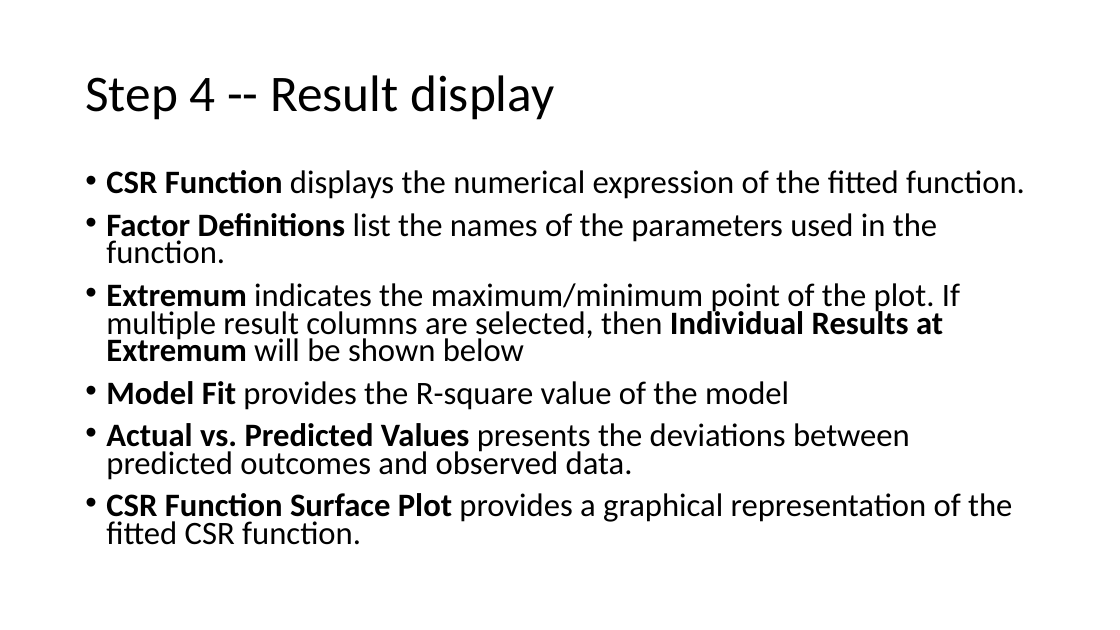
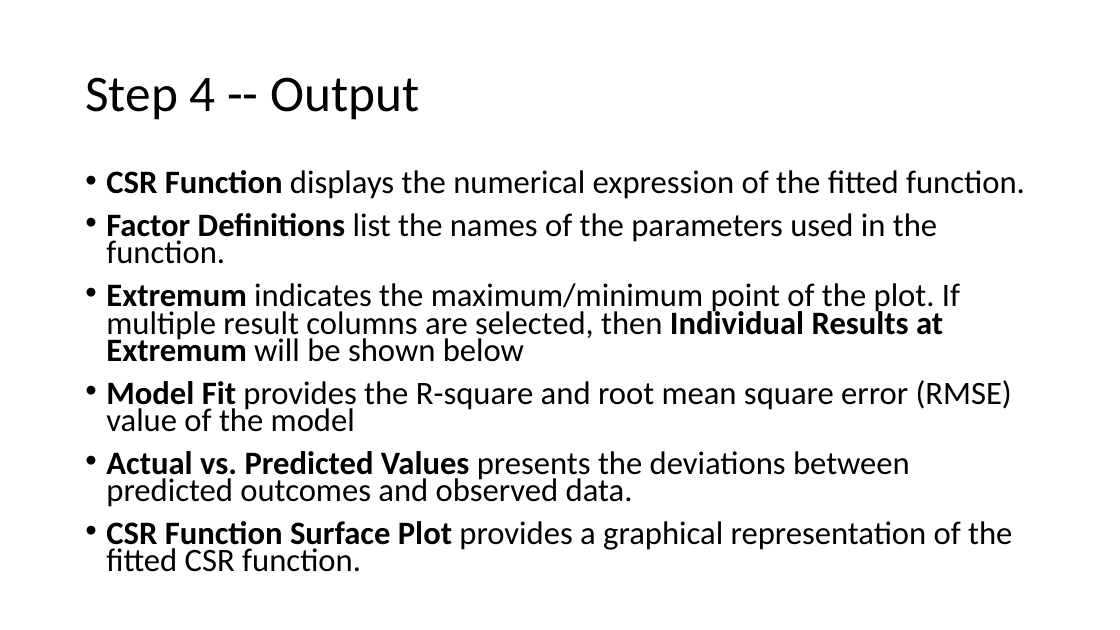
Before and after one commit to cuzno200161/CSR-software, a slide deck: slide 12 of CSR APP Instruction.pptx. Drawn at 1120x630 pixels with LibreOffice and Linux fonts; fonts in the diff are those of the drawing. Boxes give left, top, right and bottom in pixels: in the first picture for what was removed or moved away, otherwise in the second. Text is boxed around its words. In the diff, an @@ line names an element or a change of style, - is before the commit and + after.

Commit message:
major update on comprehensive opt and result display

```diff
--- a/CSR APP Instruction.pptx
+++ b/CSR APP Instruction.pptx
@@ title at (85,77,419,120): text changed @@
-Step 4 -- Result display
+Step 4 -- Output
@@ text at (106,380,1012,432): text changed @@
-• Model Fit provides the R-square value of the model
+• Model Fit provides the R-square and root mean square error (RMSE) value of the model
```
Also in this commit, not shown: 4 other slides changed.
